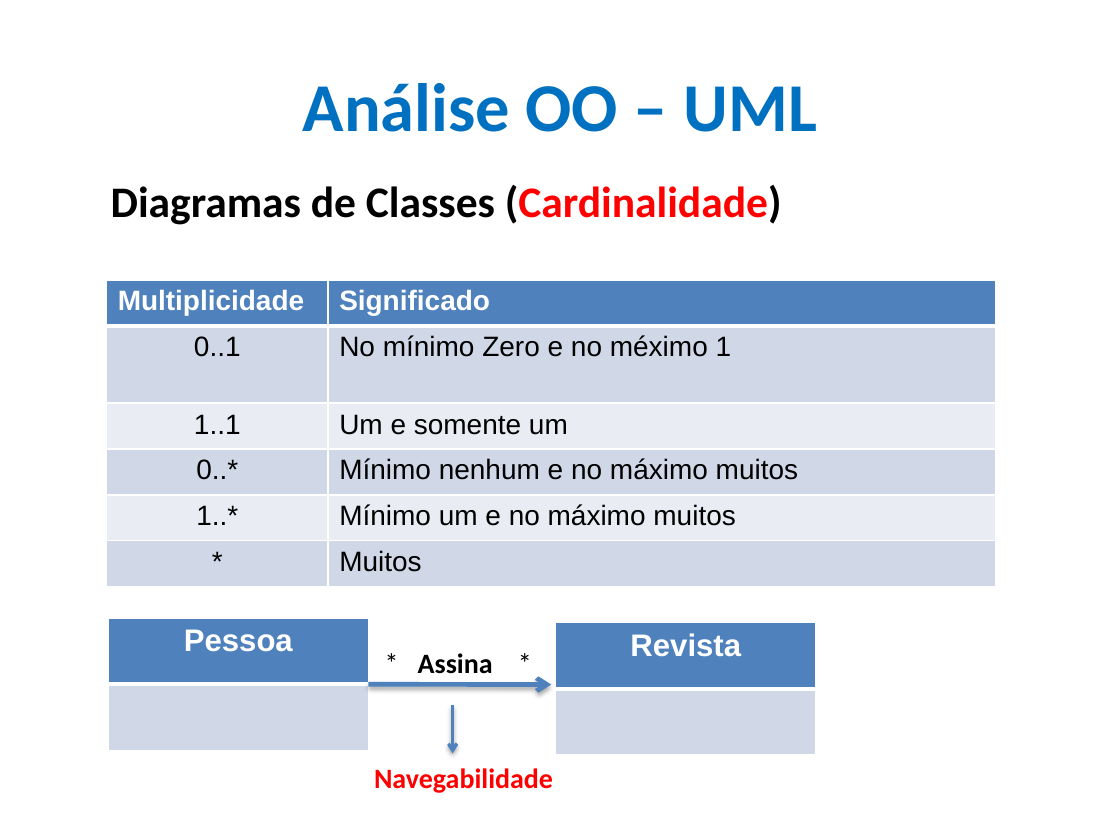
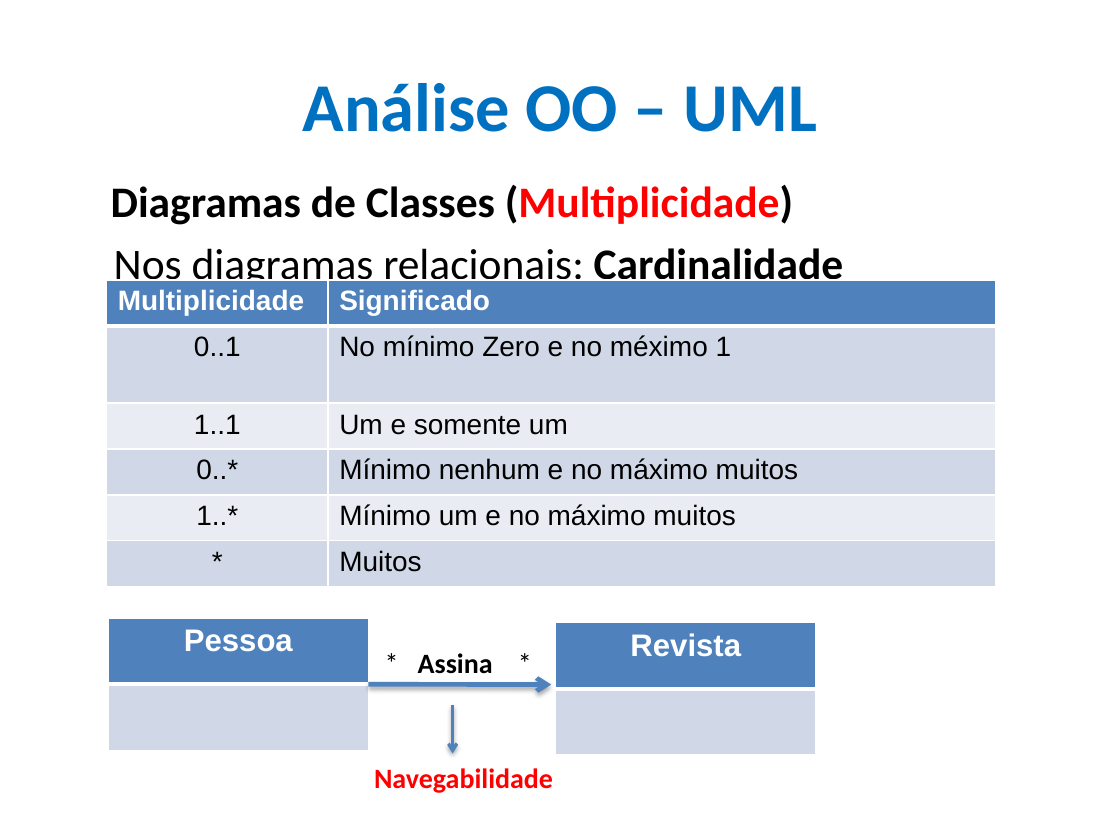
Before and after one commit to CloudEducationBrazil/WydenCursoFerias, a slide deck: slide 11 of 02 poo/02 Qua Teams Curso de Férias POO.pptx. Drawn at 1120x840 pixels with LibreOffice and Linux fonts; fonts in the diff are those of the drawing; background and template pictures are left out. Boxes give left, top, right and bottom in pixels: in the first picture for what was removed or moved away, otherwise in the second. Text is boxed around its words. In the diff, an @@ line names an element or a change of style, - is before the commit and + after.

```diff
--- a/02 poo/02 Qua Teams Curso de Férias POO.pptx
+++ b/02 poo/02 Qua Teams Curso de Férias POO.pptx
@@ text at [111, 185, 844, 290]: text changed @@
-Diagramas de Classes (Cardinalidade)
+Diagramas de Classes (Multiplicidade)
+Nos diagramas relacionais: Cardinalidade
```
Also in this commit, not shown: 2 other slides changed, 5 other files.
